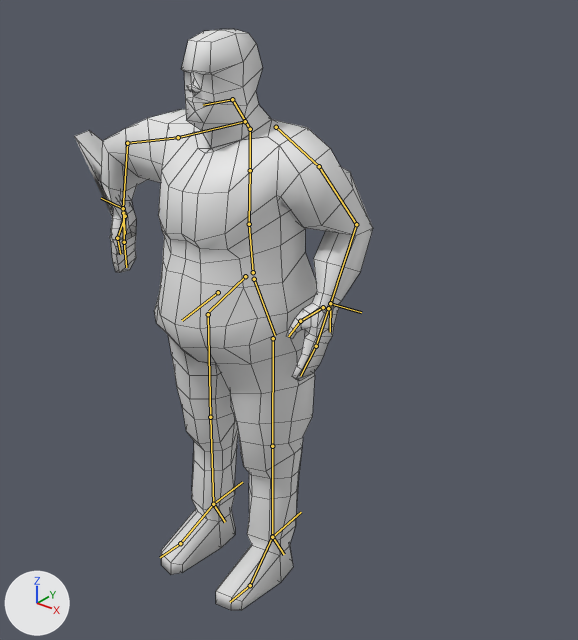
The Blender file trunk/data/blender/bob/bob.blend as it was, and as the next commit left it.
The view is the same before and after, from a 50 mm camera at (3.47, -3.65, 4.56) aimed at (0.29, 0.32, 2.1). Lighting does not change. The marker at lower left points along +X, +Y and +Z. Both versions are drawn at the pose saved in each file; the numbers are the values there. The bones that bend it are drawn over the model as lines. Mesh edges are drawn as thin lines.

The first picture shows 'LowresBody', 'LowresHead'.
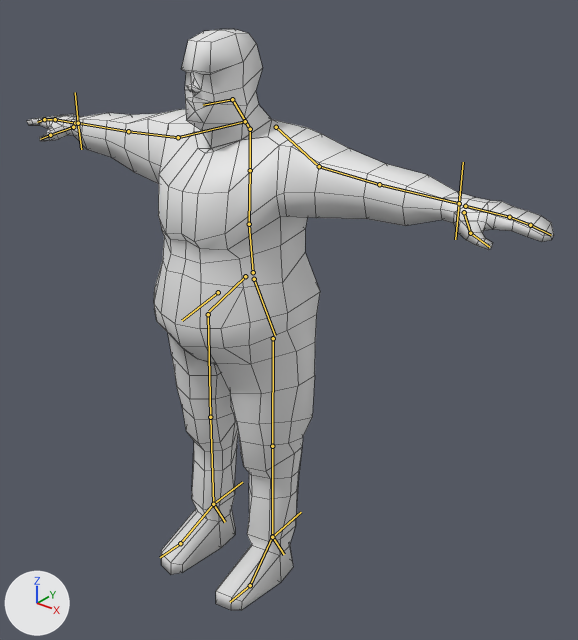
Diff of the bpy script that builds the scene:
```diff
--- a/trunk/data/blender/bob/bob.blend.py
+++ b/trunk/data/blender/bob/bob.blend.py
@@ bone_ik_arm_r @@
 bone_ik_arm_r = bpy.data.objects['Armature'].pose.bones['IK_Arm.R']
-bone_ik_arm_r.location = (-0.831, 0.827, 0.011)
+bone_ik_arm_r.location = (0.0, 0.0, 0.0)
@@ bone_forearm_r @@
 bone_forearm_r = bpy.data.objects['Armature'].pose.bones['Forearm.R']  # child of 'Upper Arm.R'
-bone_forearm_r.rotation_quaternion = (0.779, 0.079, -0.445, -0.434)  # degrees (41, -39, -73)
+bone_forearm_r.rotation_quaternion = (1.0, 0.0, 0.0, 0.0)  # degrees (0, 0, 0)
@@ bone_ik_arm_l @@
 bone_ik_arm_l = bpy.data.objects['Armature'].pose.bones['IK_Arm.L']
-bone_ik_arm_l.location = (0.429, 0.591, 0.0)
+bone_ik_arm_l.location = (0.0, 0.0, 0.0)
```

Where the change shows, as pixel boxes [x1, y1, x2, y2] in the pictures (578 x 640 px):
'LowresBody', posed (76% wider)
    before: [74, 109, 373, 610]
    after: [27, 109, 554, 610]
bone 'IK_Arm.R', root to tip
    before: (330, 303) to (330, 332)
    after: (459, 203) to (455, 239)
bone 'Forearm.R', root to tip
    before: (356, 224) to (330, 303)
    after: (379, 184) to (459, 203)
bone 'IK_Arm.L', root to tip
    before: (123, 208) to (125, 234)
    after: (78, 123) to (81, 149)
